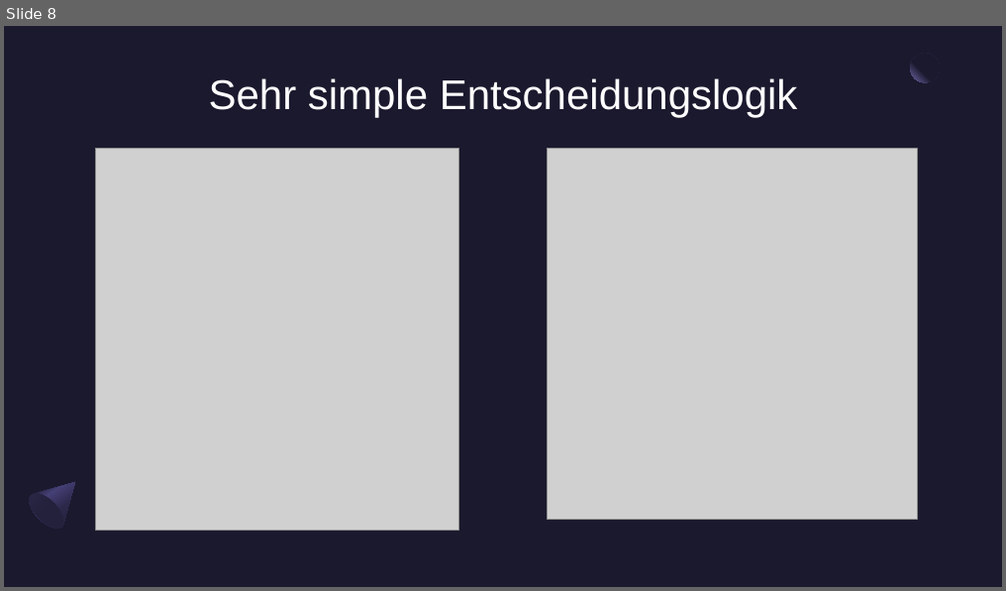
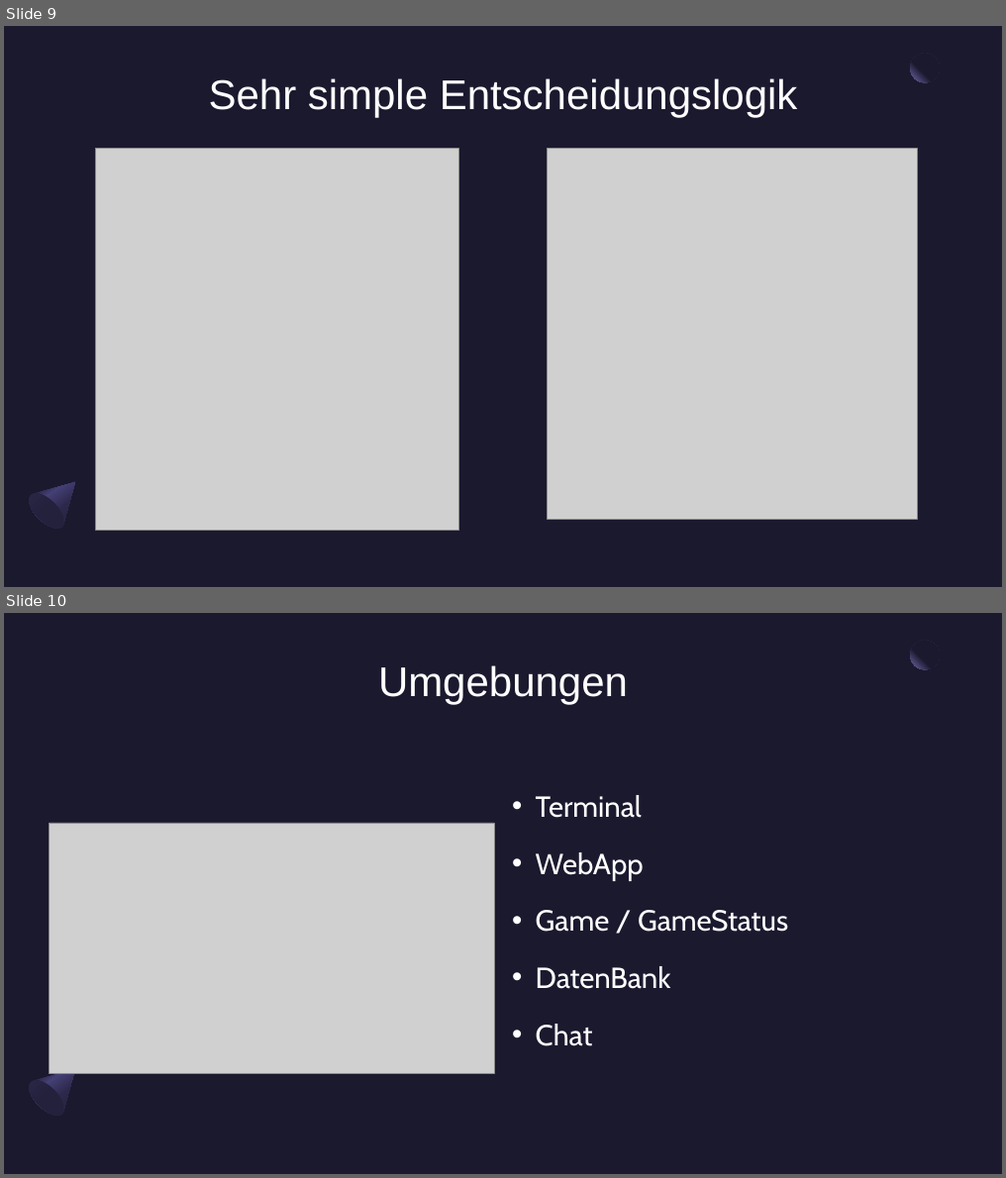
Before and after one commit to kis4-2026ss/projekt-bb-g2-huber-starlinger, a slide deck: docs/KIS-Projekt Präsentation.pptx. Shown one above the other, each under a label of ours: slide 8 before the commit, slides 9 and 10 after it. The pictures are 1006x591 and 1006x1178 pixels, drawn with LibreOffice and Linux fonts; fonts in the diff are those of the drawing; grey boxes stand for pictures. Boxes give left, top, right and bottom in pixels: in the first picture for what was removed or moved away, otherwise in the second. Text is boxed around its words. In the diff, an @@ line names an element or a change of style, - is before the commit and + after.

```diff
--- a/docs/KIS-Projekt Präsentation.pptx
+++ b/docs/KIS-Projekt Präsentation.pptx
@@ slide 10 added at (x1=4, y1=613, x2=1002, y2=1174), background #1B192E; not listed: 3 template elements that a slide beside it also shows @@
@@ title added at (x1=378, y1=665, x2=628, y2=704), 40 pt, text #FFFFFF @@
+Umgebungen
@@ text added at (x1=536, y1=795, x2=788, y2=1047), 28 pt, text #FFFFFF @@
+• Terminal
+• WebApp
+• Game / GameStatus
+• DatenBank
+• Chat
@@ picture added at (x1=49, y1=823, x2=494, y2=1073) @@
@@ what was slide 8 is now slide 9 @@
```
Also in this commit, not shown: 5 slides changed, 3 other slides added, 5 slides removed, 2 other files.
